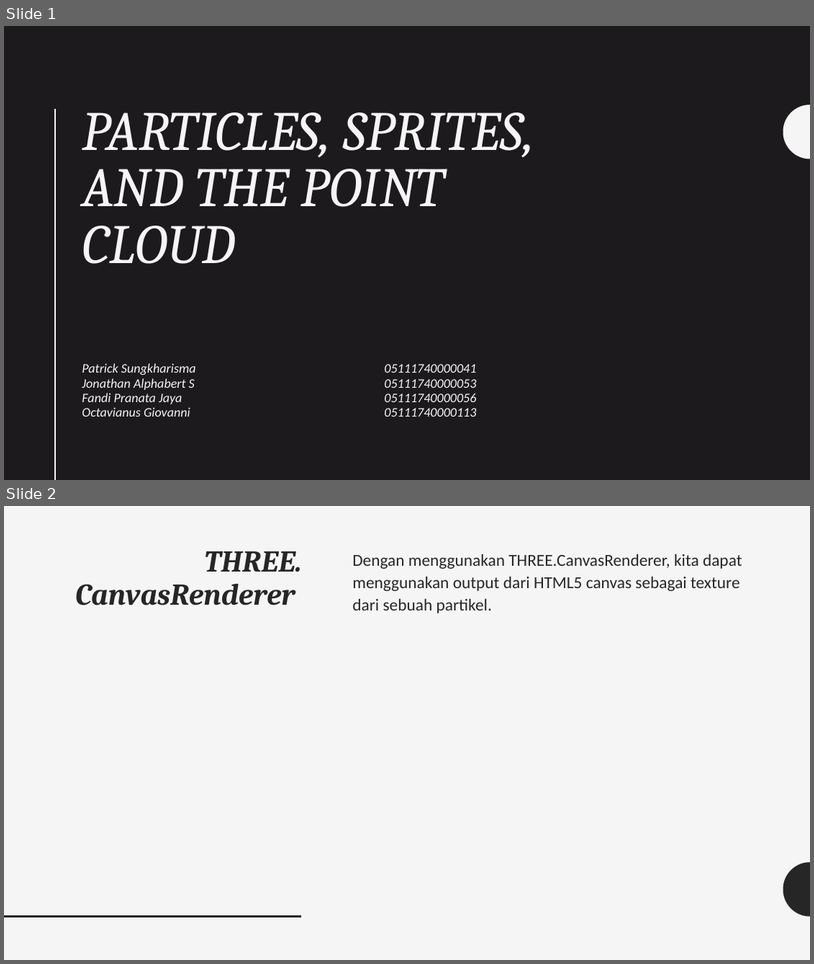
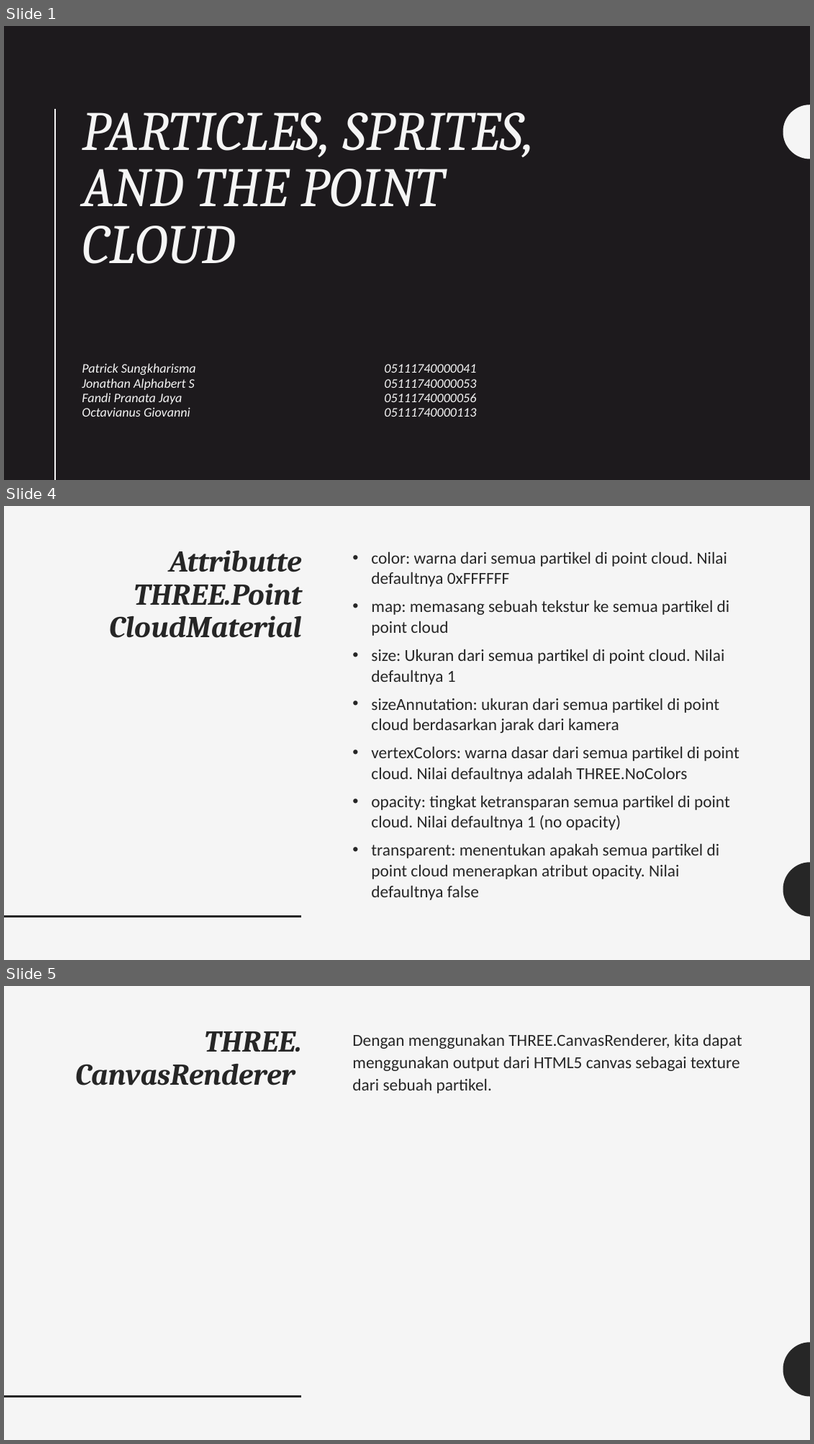
Before and after one commit to grafkom-d-if-its-2019/threejs-presentation-yolo, a slide deck: presentation/Particles, Sprites, and the Point Cloud.pptx. Shown one above the other, each under a label of ours: slides 1 and 2 before the commit, slides 1, 4 and 5 after it; the slides between them are not shown. The pictures are 814x964 and 814x1444 pixels, drawn with LibreOffice and Linux fonts; fonts in the diff are those of the drawing. Boxes give left, top, right and bottom in pixels: in the first picture for what was removed or moved away, otherwise in the second. Text is boxed around its words. In the diff, an @@ line names an element or a change of style, - is before the commit and + after.

```diff
--- a/presentation/Particles, Sprites, and the Point Cloud.pptx
+++ b/presentation/Particles, Sprites, and the Point Cloud.pptx
@@ slide 4 added at [4, 506, 810, 960], background #F5F5F5; not listed: 2 template elements that a slide beside it also shows @@
@@ title added at [109, 550, 302, 638], 36 pt, text #262626, bold, italic @@
+Attributte THREE.Point
+CloudMaterial
@@ text added at [371, 551, 740, 900], 20 pt, text #262626 @@
+• color: warna dari semua partikel di point cloud. Nilai defaultnya 0xFFFFFF
+• map: memasang sebuah tekstur ke semua partikel di point cloud
+• size: Ukuran dari semua partikel di point cloud. Nilai defaultnya 1
+• sizeAnnutation: ukuran dari semua partikel di point cloud berdasarkan jarak dari kamera
+• vertexColors: warna dasar dari semua partikel di point cloud. Nilai defaultnya adalah THREE.NoColors
+• opacity: tingkat ketransparan semua partikel di point cloud. Nilai defaultnya 1 (no opacity)
+• transparent: menentukan apakah semua partikel di point cloud menerapkan atribut opacity. Nilai defaultnya false
@@ what was slide 2 is now slide 5 @@
```
Also in this commit, not shown: 3 slides changed, 4 other slides added, 1 slide removed.
